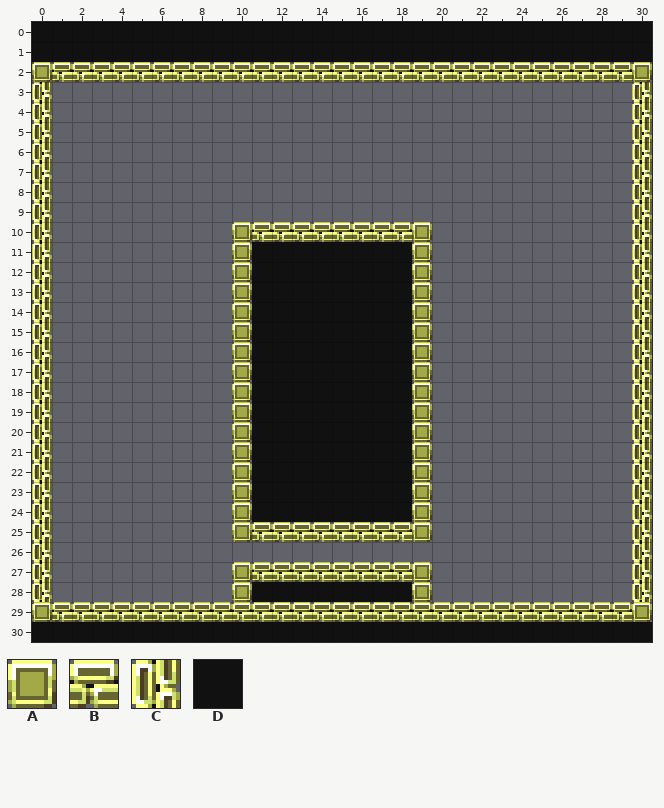
Tiled map (JSON) -- games/Phaser-Snake-Game/public/assets/Tiled/testing02.json. Above, as it was before the edit.
Cells are 24x24 px. Shown: x 0..30, y 0..30.
Key: from "tileSheetx24": A 4, B 5, C 36, D 103.
_ is an empty cell.
Layer "Wall" before, first column x 0:
 0 DDDDDDDDDDDDDDDDDDDDDDDDDDDDDDD
 1 DDDDDDDDDDDDDDDDDDDDDDDDDDDDDDD
 2 ABBBBBBBBBBBBBBBBBBBBBBBBBBBBBA
 3 C_____________________________C
 4 C_____________________________C
 5 C_____________________________C
 6 C_____________________________C
 7 C_____________________________C
 8 C_____________________________C
 9 C_____________________________C
10 C_________ABBBBBBBBA__________C
11 C_________ADDDDDDDDA__________C
12 C_________ADDDDDDDDA__________C
13 C_________ADDDDDDDDA__________C
14 C_________ADDDDDDDDA__________C
15 C_________ADDDDDDDDA__________C
16 C_________ADDDDDDDDA__________C
17 C_________ADDDDDDDDA__________C
18 C_________ADDDDDDDDA__________C
19 C_________ADDDDDDDDA__________C
20 C_________ADDDDDDDDA__________C
21 C_________ADDDDDDDDA__________C
22 C_________ADDDDDDDDA__________C
23 C_________ADDDDDDDDA__________C
24 C_________ADDDDDDDDA__________C
25 C_________ABBBBBBBBA__________C
26 C_____________________________C
27 C_________ABBBBBBBBA__________C
28 C_________ADDDDDDDDA__________C
29 ABBBBBBBBBBBBBBBBBBBBBBBBBBBBBA
30 DDDDDDDDDDDDDDDDDDDDDDDDDDDDDDD
After the commit:
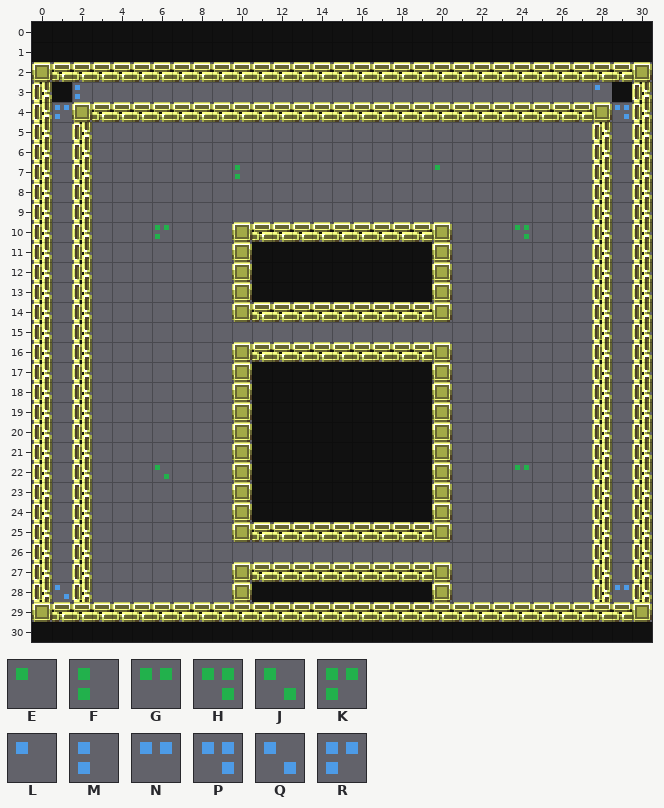
Further tiles: from "tileSheetx24": E 256, F 257, G 258, H 259, J 260, K 261, L 288, M 289, N 290, P 291, Q 292, R 293.
Tiles of an added or newly shown layer are drawn over the layers below it.
Changes in this commit:
Layer "Wall":
y 3: x 1 _ -> D; x 29 _ -> D
y 4: x 2..28 ___________________________ -> ABBBBBBBBBBBBBBBBBBBBBBBBBA
y 5..9: x 2 _ -> C; x 28 _ -> C
y 10: x 2 _ -> C; x 19..20 A_ -> BA; x 28 _ -> C
y 11..13: x 2 _ -> C; x 19..20 A_ -> DA; x 28 _ -> C
y 14: x 2 _ -> C; x 11..20 DDDDDDDDA_ -> BBBBBBBBBA; x 28 _ -> C
y 15: x 2 _ -> C; x 10..19 ADDDDDDDDA -> __________; x 28 _ -> C
y 16: x 2 _ -> C; x 11..20 DDDDDDDDA_ -> BBBBBBBBBA; x 28 _ -> C
y 17..24: x 2 _ -> C; x 19..20 A_ -> DA; x 28 _ -> C
y 25: x 2 _ -> C; x 19..20 A_ -> BA; x 28 _ -> C
y 26: x 2 _ -> C; x 28 _ -> C
y 27: x 2 _ -> C; x 19..20 A_ -> BA; x 28 _ -> C
y 28: x 2 _ -> C; x 19..20 A_ -> DA; x 28 _ -> C
Layer "Portal-X" (added):
y 3: x 2 _ -> M; x 28 _ -> L
y 4: x 1 _ -> R; x 29 _ -> P
y 7: x 10 _ -> F; x 20 _ -> E
y 10: x 6 _ -> K; x 24 _ -> H
y 22: x 6 _ -> J; x 24 _ -> G
y 28: x 1 _ -> Q; x 29 _ -> N
Where, in picture pixels (left, top, right, bottom), the same in both pictures:
changed: (52, 82, 632, 602)
